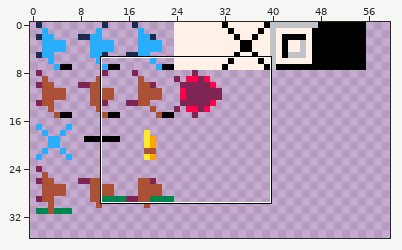
Pixel-art file, stored at textures/spritesheet.aseprite. Above, an overview of the earlier version with the close-up marked.
Close-up. Old version:
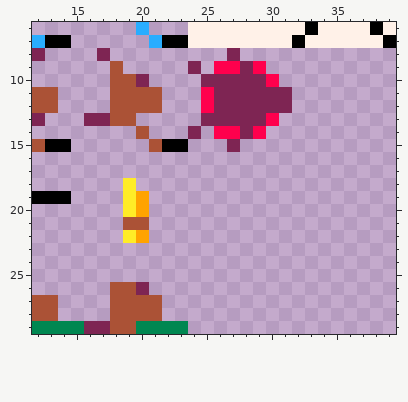
128x128 pixels, 1 frame. Shown: x 12..39, y 6..29. The wide view leaves out empty margins.
Now the later version:
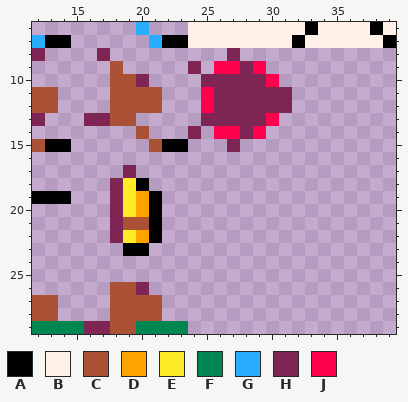
Palette (. is transparent): A #000000  B #fff1e8  C #ab5236  D #ffa300  E #ffec27  F #008751  G #29adff  H #7e2553  J #ff004d
The commit says: Demo 1.1 Small texture change
The edit:
y 17: x 19 . -> H
y 18: x 18 . -> H; x 20 . -> A
y 19..22: x 18 . -> H; x 21 . -> A
y 23: x 19..20 .. -> AA
